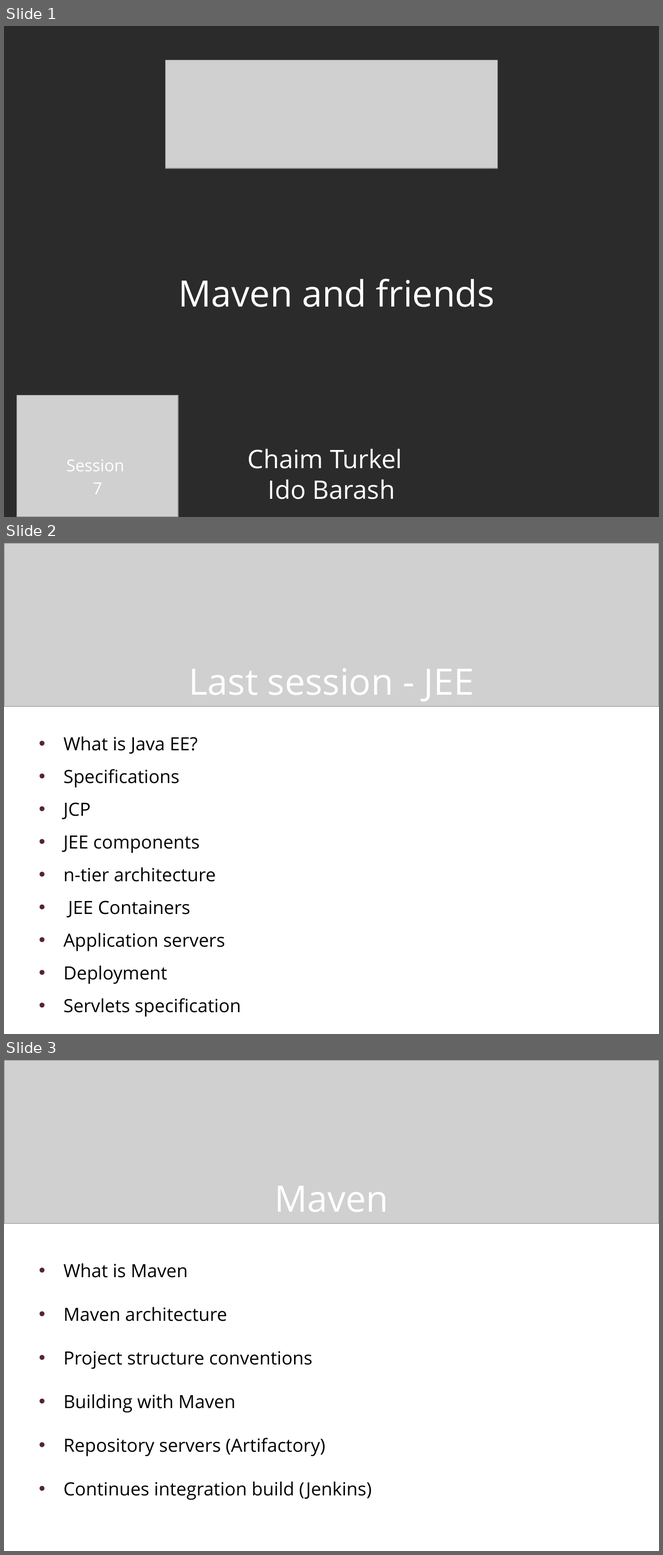
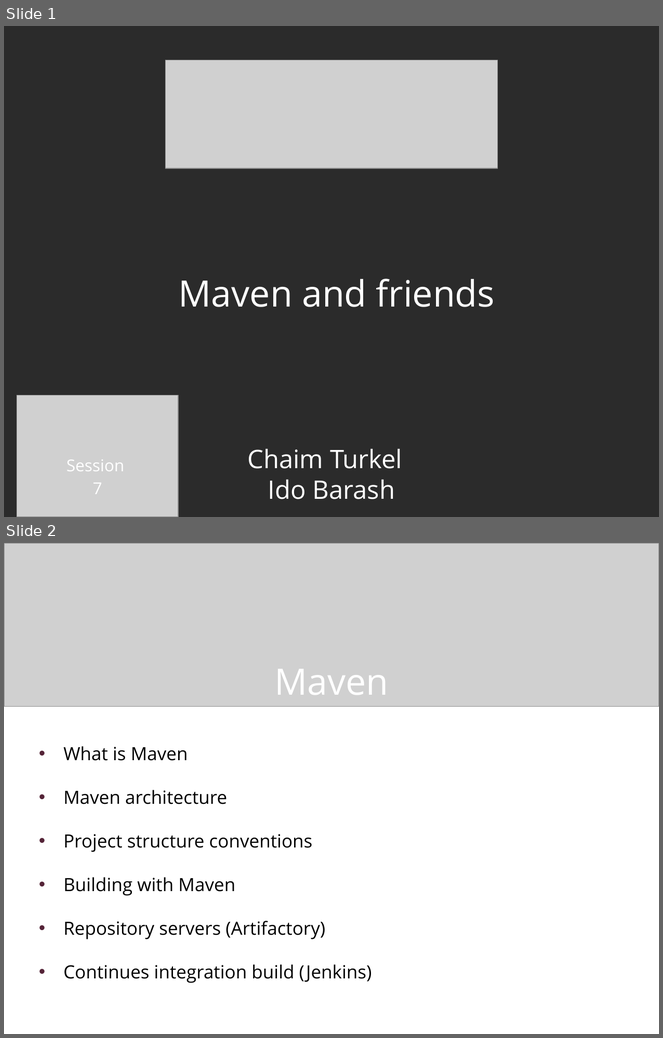
Before and after one commit to chaimt/Tikal-Java-RoadMap, a slide deck: Presentations/3b - Maven.pptx. Shown one above the other, each under a label of ours: slides 1, 2 and 3 before the commit, slides 1 and 2 after it. The pictures are 663x1555 and 663x1038 pixels, drawn with LibreOffice and Linux fonts; fonts in the diff are those of the drawing; grey boxes stand for pictures; background and template pictures are left out; a plain dark background stands for a picture behind light text. Boxes give left, top, right and bottom in pixels: in the first picture for what was removed or moved away, otherwise in the second. Text is boxed around its words. In the diff, an @@ line names an element or a change of style, - is before the commit and + after.

```diff
--- a/Presentations/3b - Maven.pptx
+++ b/Presentations/3b - Maven.pptx
@@ slide 2 removed at [4, 543, 659, 1034], background picture (left out) @@
@@ picture removed at [4, 543, 659, 707] @@
@@ title removed at [189, 668, 475, 702] @@
-Last session - JEE
@@ text removed at [63, 736, 241, 1017] @@
-• What is Java EE?
-• Specifications
-• JCP
-• JEE components
-• n-tier architecture
-• JEE Containers
-• Application servers
-• Deployment
-• Servlets specification
@@ what was slide 3 is now slide 2 @@
```
Also in this commit, not shown: 1 slide changed, 1 other slide removed, 3 other files.
